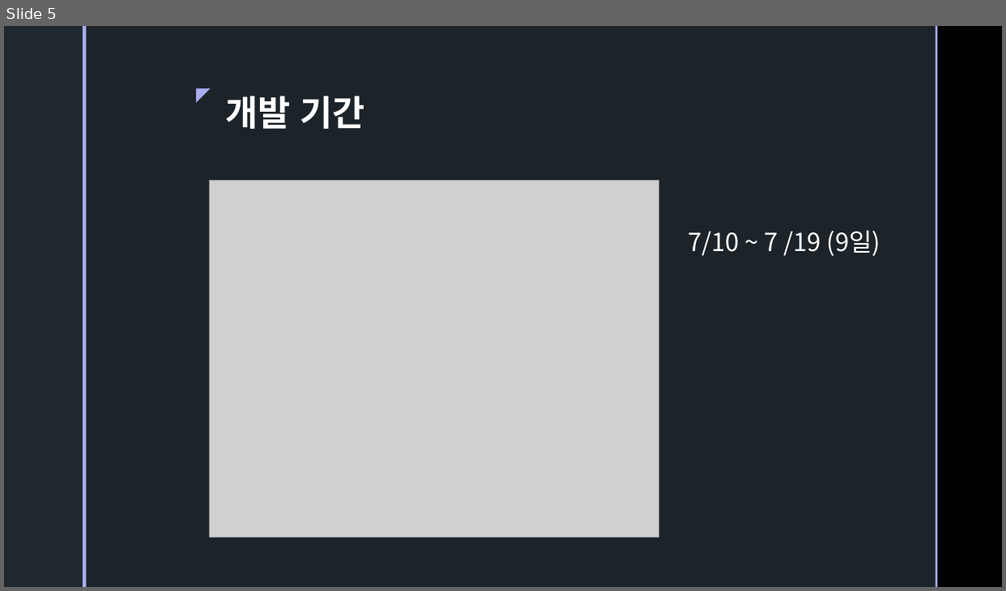
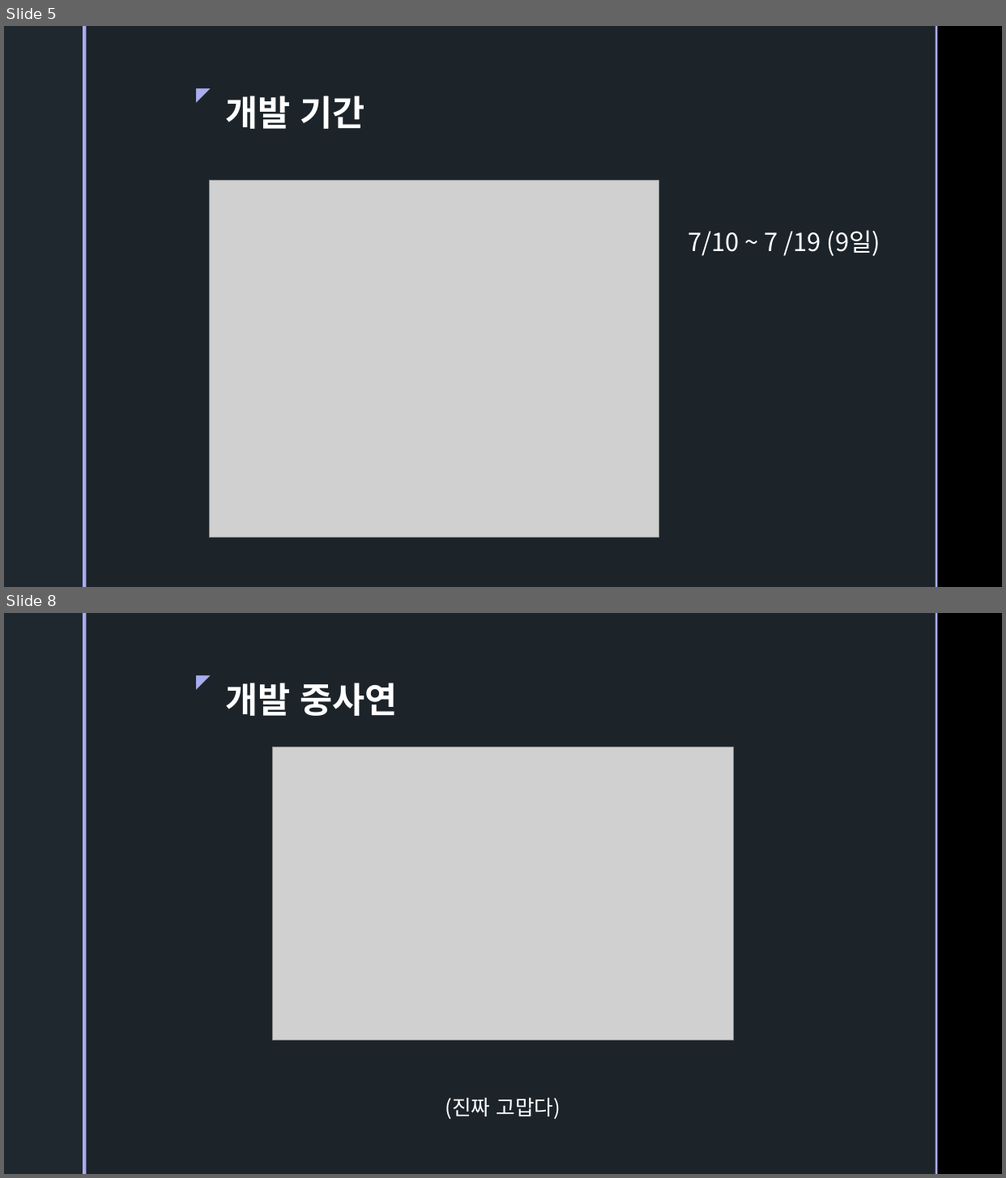
Before and after one commit to Proffeine0327/SchoolPresentationProject, a slide deck: SchoolPresentationProject/Assets/Assets/Monster Scremble.pptx. Shown one above the other, each under a label of ours: slide 5 before the commit, slides 5 and 8 after it; the slides between them are not shown. The pictures are 1006x591 and 1006x1178 pixels, drawn with LibreOffice and Linux fonts; fonts in the diff are those of the drawing; grey boxes stand for pictures; background and template pictures are left out. Boxes give left, top, right and bottom in pixels: in the first picture for what was removed or moved away, otherwise in the second. Text is boxed around its words. In the diff, an @@ line names an element or a change of style, - is before the commit and + after.

```diff
--- a/SchoolPresentationProject/Assets/Assets/Monster Scremble.pptx
+++ b/SchoolPresentationProject/Assets/Assets/Monster Scremble.pptx
@@ slide 8 added at (4,613,1002,1174), background picture (left out); not listed: 5 template elements that a slide beside it also shows @@
@@ title added at (225,683,397,716), 34 pt, text #FFFFFF, bold @@
+개발 중사연
@@ picture added at (273,747,734,1041) @@
@@ text added at (445,1097,561,1119), 20 pt, text #FFFFFF @@
+(진짜 고맙다)
```
Also in this commit, not shown: 5 slides changed, 33 other files.
